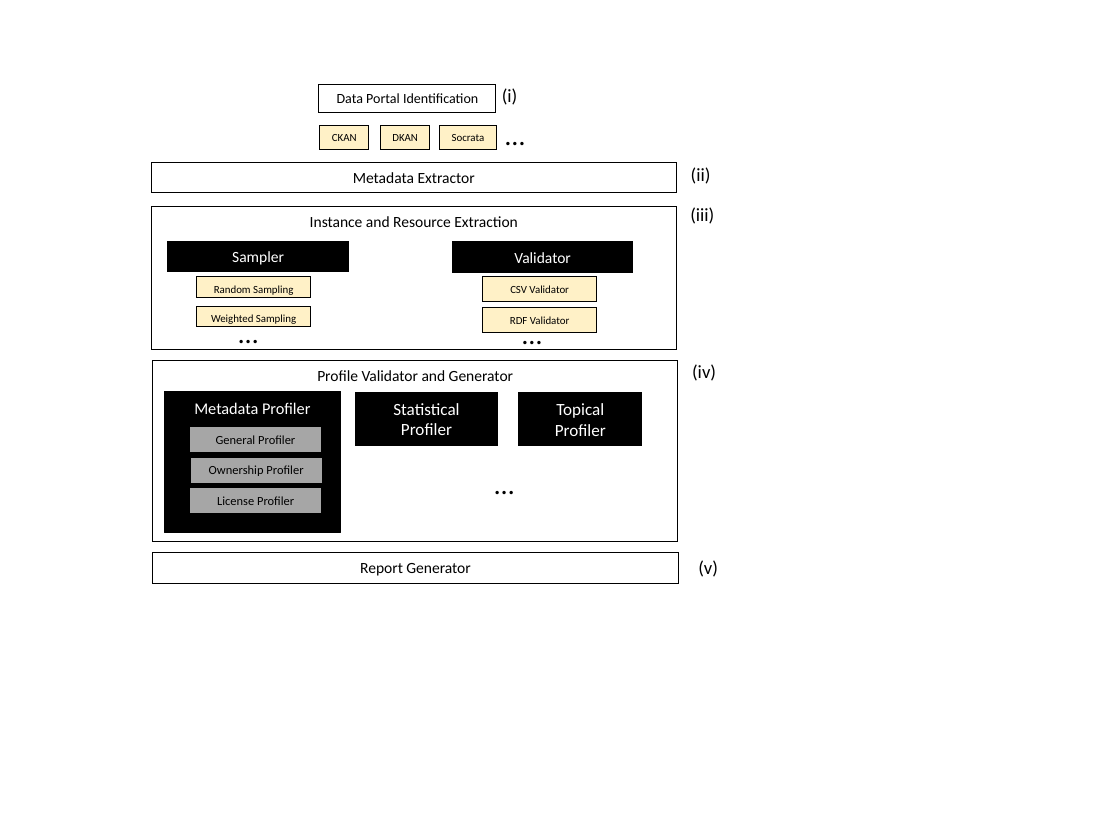
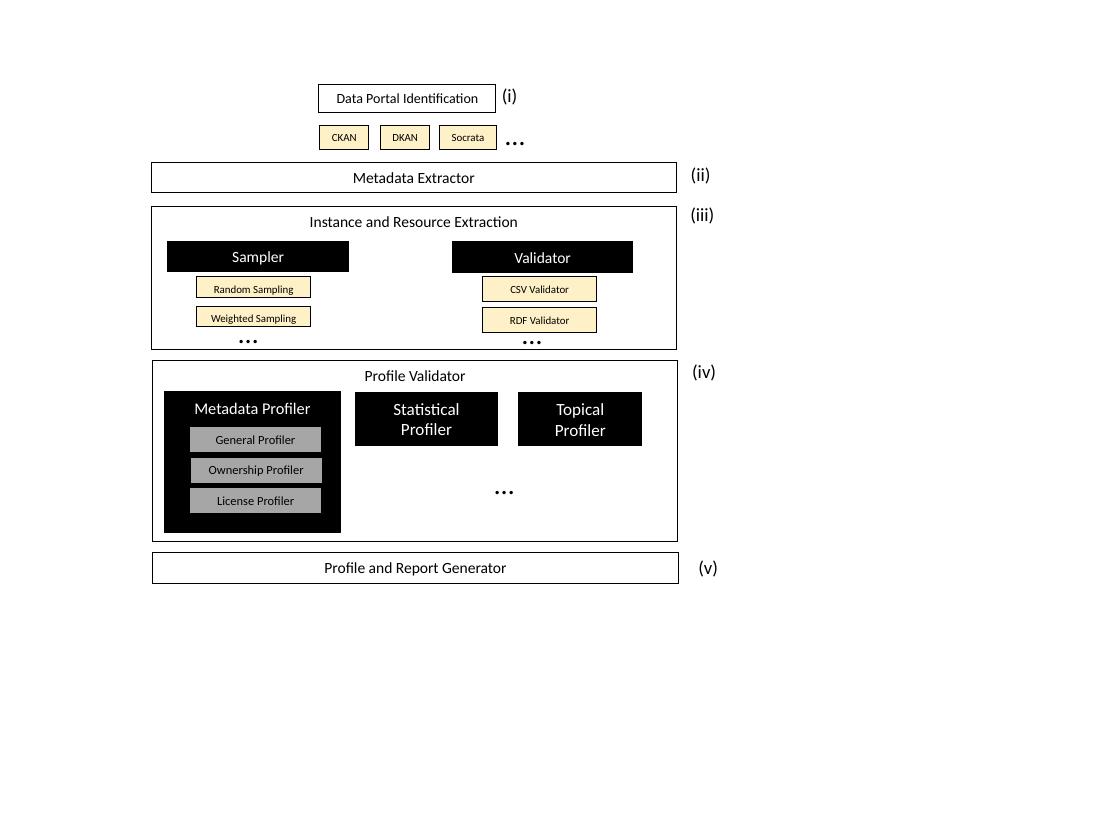
Before and after one commit to S-c-H-i-Z-o/PhD, a slide deck: slide 1 of Papers/An Extensible Framework to Validate and Build Dataset Profiles/figures/architecutre_diagram.pptx. Drawn at 1120x840 pixels with LibreOffice and Linux fonts; fonts in the diff are those of the drawing. Boxes give left, top, right and bottom in pixels: in the first picture for what was removed or moved away, otherwise in the second. Text is boxed around its words. In the diff, an @@ line names an element or a change of style, - is before the commit and + after.

```diff
--- a/Papers/An Extensible Framework to Validate and Build Dataset Profiles/figures/architecutre_diagram.pptx
+++ b/Papers/An Extensible Framework to Validate and Build Dataset Profiles/figures/architecutre_diagram.pptx
@@ text in rectangle at [365, 370, 466, 381]: text changed @@
-Profile Validator and Generator
+Profile Validator
@@ text in rectangle at [324, 562, 506, 576]: text changed @@
-Report Generator
+Profile and Report Generator
```
Also in this commit, not shown: 4 other files.
